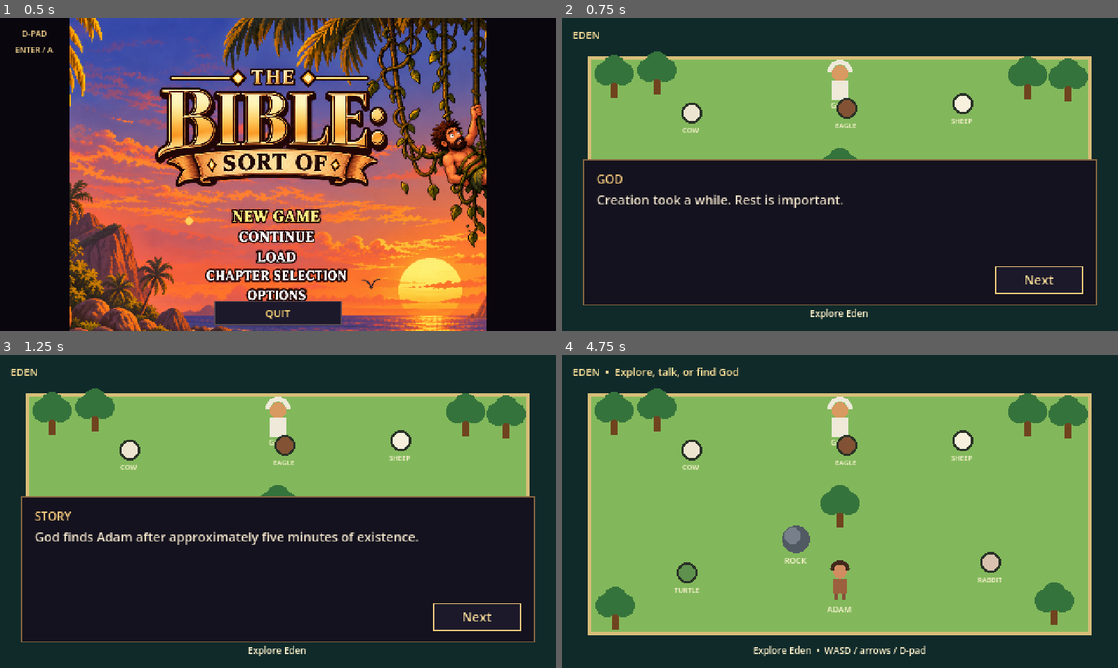
Above: before the commit, frames 1-4 (two rows, left to right).
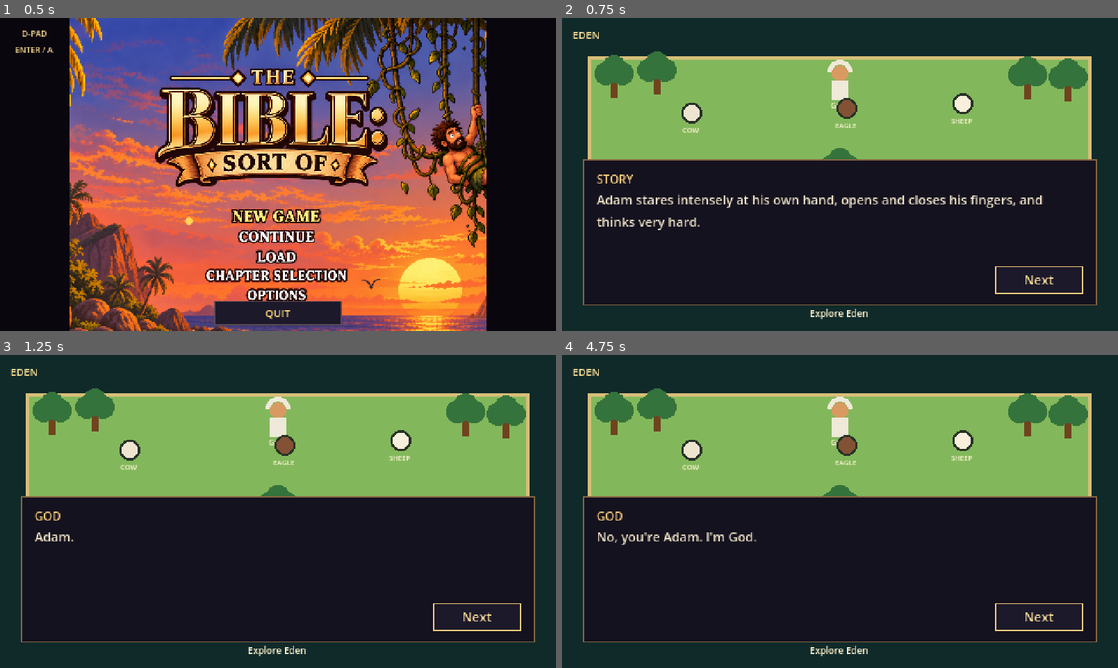
Above: after the commit, the same moments.

Repository: badmrfrosty313/the-bible-sort-of
Game: Godot game, scene res://app/boot.tscn
The game is run twice, just before and just after one commit, with the same random seed, the same clock (stepped at 60 frames per second) and the same inputs.
Inputs (mouse positions are in pixels of both pictures, inside the frame that each line leads up to):
- Up to frame 1 (0.5 s): no input
- Up to frame 2 (0.75 s): tap Enter (ui_accept) at 0.5 s; move the mouse to (962, 158) at 0.52 s; hold Right (ui_right) from 0.53 s (still down); tap E at 0.6 s; click (962, 158) at 0.67 s
- Up to frame 3 (1.25 s): keep holding Right (ui_right); tap Enter (ui_accept) at 0.77 s
- Up to frame 4 (4.75 s): release Right (ui_right) at 1.25 s; click "Next" at 1.25 s; click "Next" at 2 s; tap Enter (ui_accept) at 2.75, 3.02, 3.5, 4.25, 4.52 s; move the mouse to (728, 527) at 2.77 s; hold Down (ui_down) 2.78-3.53 s; tap E at 2.85, 3.8, 4.35 s; move the mouse to (895, 442) at 3.52 s; hold Right (ui_right) 3.53-4.28 s; tap I at 3.6 s; move the mouse to (812, 574) at 4.27 s; hold Up (ui_up) from 4.28 s (still down); click (812, 574) at 4.42 s

Frame 1 is identical in both runs. In frame 2, 1.7% of the frame differs, in the area x 6-87%, y 50-68%; in frame 3, 1.2%; in frame 4, 41%, in the area x 3-97%, y 4-97%.

Commit message:
Align Eden introduction with authored script

Diff:
--- a/ci/test_foundation.gd
+++ b/ci/test_foundation.gd
@@ -43,7 +43,7 @@
 	_check(state.episode_id == &"eden" and state.checkpoint == 0, "New Game uses Eden state")
 	_check(eden.dialogue.active, "Adam introduction begins with dialogue")
 	await _snapshot("02_adam_intro.png")
-	for step in range(8): await _key(KEY_ENTER)
+	for step in range(20): await _key(KEY_ENTER)
 	_check(not eden.dialogue.active and state.checkpoint == 1, "Intro completes and saves Eden checkpoint")
 	_check(eden.objective.text.begins_with("EDEN"), "Free roam objective is visible")
 	var start: Vector2 = eden.player.global_position
--- a/episodes/eden/eden.gd
+++ b/episodes/eden/eden.gd
@@ -162,14 +162,26 @@
 	intro_playing = true
 	dialogue_after = &"intro_complete"
 	dialogue.start(_lines([
-		["GOD", "Creation took a while. Rest is important."],
-		["STORY", "God finds Adam after approximately five minutes of existence."],
-		["GOD", "Hello, Adam. Can you say something?"],
-		["ADAM", "..."],
+		["STORY", "Adam stares intensely at his own hand, opens and closes his fingers, and thinks very hard."],
+		["GOD", "Adam."],
+		["ADAM", "Adam."],
+		["GOD", "Yes. You're Adam."],
+		["ADAM", "Adam."],
+		["GOD", "Right."],
+		["GOD", "God."],
+		["ADAM", "Adam."],
+		["GOD", "No, you're Adam. I'm God."],
+		["ADAM", "Adam?"],
+		["GOD", "We have time."],
 		["STORY", "Five hours later."],
-		["GOD", "What have you learned?"],
+		["GOD", "Tell me something you've learned."],
+		["ADAM", "Adam!"],
+		["GOD", "Fantastic. Five hours."],
+		["GOD", "I made that."],
+		["STORY", "God shows Adam a rock, an apple, a tree, and eventually Himself. Adam gets nearly every one wrong."],
+		["GOD", "You know what? Go explore."],
 		["ADAM", "Adam."],
-		["STORY", "God begins teaching Adam words. It is going to be a long day."],
+		["GOD", "Sure."],
 	]))
 
 func _on_dialogue_finished() -> void:
